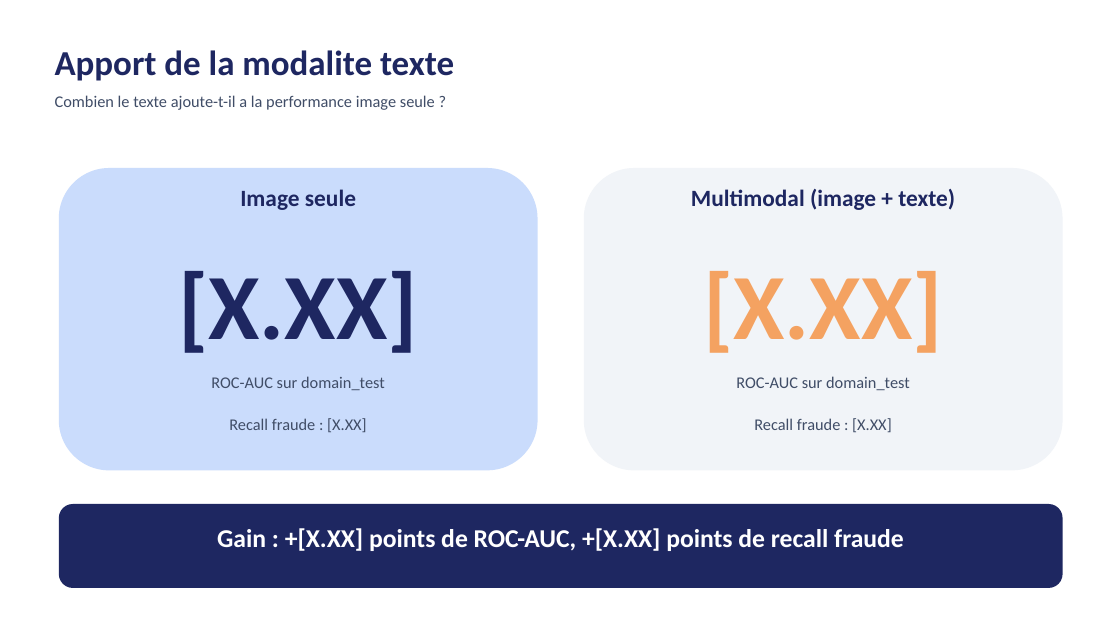
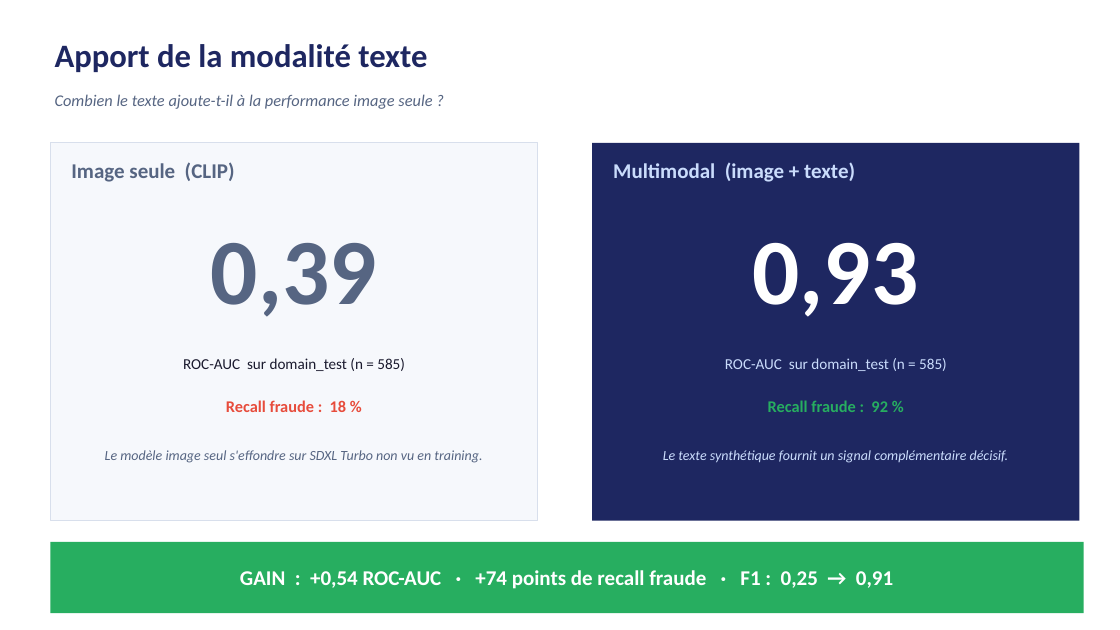
Before and after one commit to HpedArthur/Insurance-fraud-detection-AI, a slide deck: slide 6 of 07_presentation/soutenance.pptx. Drawn at 1120x630 pixels with LibreOffice and Linux fonts; fonts in the diff are those of the drawing. Boxes give left, top, right and bottom in pixels: in the first picture for what was removed or moved away, otherwise in the second. Text is boxed around its words. In the diff, an @@ line names an element or a change of style, - is before the commit and + after.

```diff
--- a/07_presentation/soutenance.pptx
+++ b/07_presentation/soutenance.pptx
@@ text at (55, 44, 427, 72): text changed; size 30 to 28 pt @@
-Apport de la modalite texte
+Apport de la modalité texte
@@ text at (55, 94, 432, 109): text changed; text colour #404D67 to #566582; italic on @@
-Combien le texte ajoute-t-il a la performance image seule ?
+Combien le texte ajoute-t-il à la performance image seule ?
@@ rectangle added at (50, 143, 538, 521), fill #F6F8FC, outline #D8DFEC 0.5 pt @@
@@ rectangle added at (592, 143, 1080, 521), fill #1E2761 @@
@@ rounded rectangle removed at (59, 168, 538, 471) @@
@@ text at (71, 162, 235, 182): text changed; size 20 to 18 pt; text colour #1E2761 to #566582 @@
-Image seule
+Image seule (CLIP)
@@ rounded rectangle removed at (584, 168, 1063, 471) @@
@@ text "Multimodal (image + texte)": place and size @@
-text "Multimodal (image + texte)" at (691, 189, 955, 210)
+text "Multimodal (image + texte)" at (613, 162, 855, 182)
@@ text "Multimodal (image + texte)" at (613, 162, 855, 182): size 20 to 18 pt, text colour #1E2761 to #CADCFC; alignment centre to left @@
@@ text added at (211, 243, 377, 317), 80 pt, text #566582, bold @@
+0,39
@@ text added at (753, 242, 919, 317), 80 pt, text #FFFFFF, bold @@
+0,93
@@ text removed at (178, 271, 417, 353) @@
-[X.XX]
@@ text removed at (703, 271, 942, 353) @@
-[X.XX]
@@ text at (183, 358, 405, 371): text changed; size 14 to 13 pt; text colour #404D67 to #1A1A2E @@
-ROC-AUC sur domain_test
+ROC-AUC sur domain_test (n = 585)
@@ text at (725, 358, 947, 371): text changed; size 14 to 13 pt; text colour #404D67 to #CADCFC @@
-ROC-AUC sur domain_test
+ROC-AUC sur domain_test (n = 585)
@@ text at (226, 400, 347, 412): text changed; text colour #404D67 to #E74C3C; bold on @@
-Recall fraude : [X.XX]
+Recall fraude : 18 %
@@ text at (768, 400, 888, 412): text changed; text colour #404D67 to #27AE60; bold on @@
-Recall fraude : [X.XX]
+Recall fraude : 92 %
@@ text added at (105, 450, 482, 463), 12 pt, text #566582, italic @@
+Le modèle image seul s'effondre sur SDXL Turbo non vu en training.
@@ text added at (663, 450, 1009, 463), 12 pt, text #CADCFC, italic @@
+Le texte synthétique fournit un signal complémentaire décisif.
@@ rounded rectangle removed at (59, 504, 1063, 588) @@
@@ text "GAIN : +0,54 ROC-AUC · ..." at (240, 570, 893, 589): vertical alignment top to middle @@
@@ rectangle added at (50, 542, 1084, 613), fill #27AE60 @@
@@ text at (240, 570, 893, 589): text changed; size 22 to 18 pt @@
-Gain : +[X.XX] points de ROC-AUC, +[X.XX] points de recall fraude
+GAIN : +0,54 ROC-AUC · +74 points de recall fraude · F1 : 0,25 → 0,91
```
Also in this commit, not shown: 5 other slides changed, 4 slides added, 4 slides removed.
